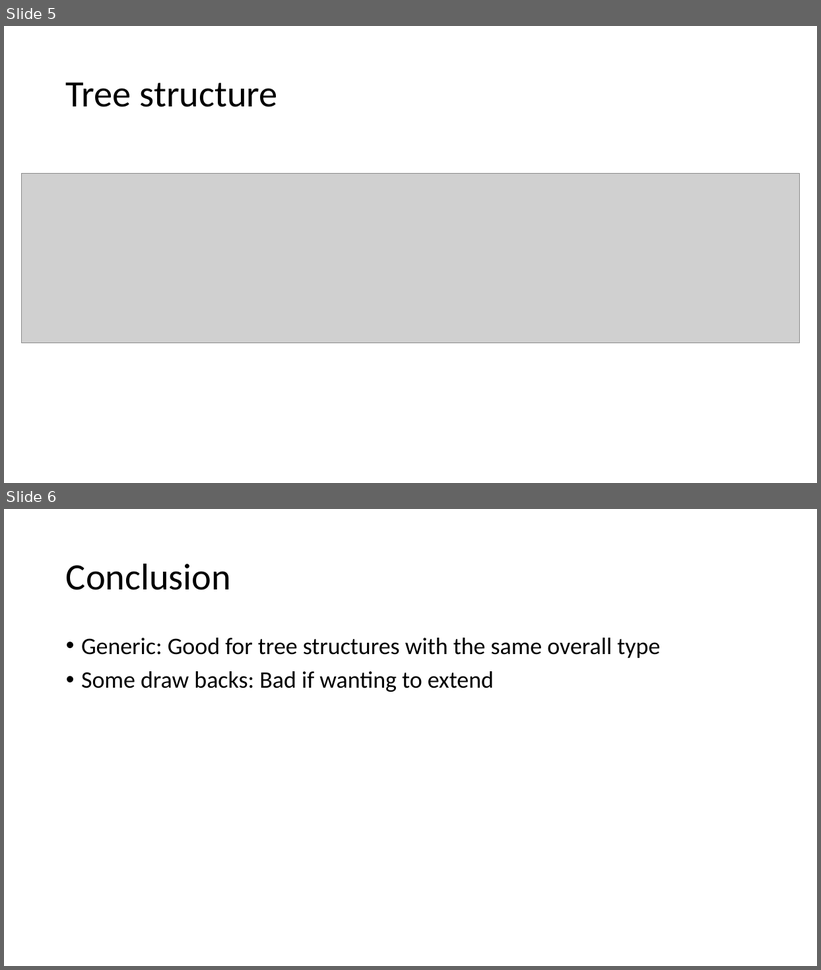
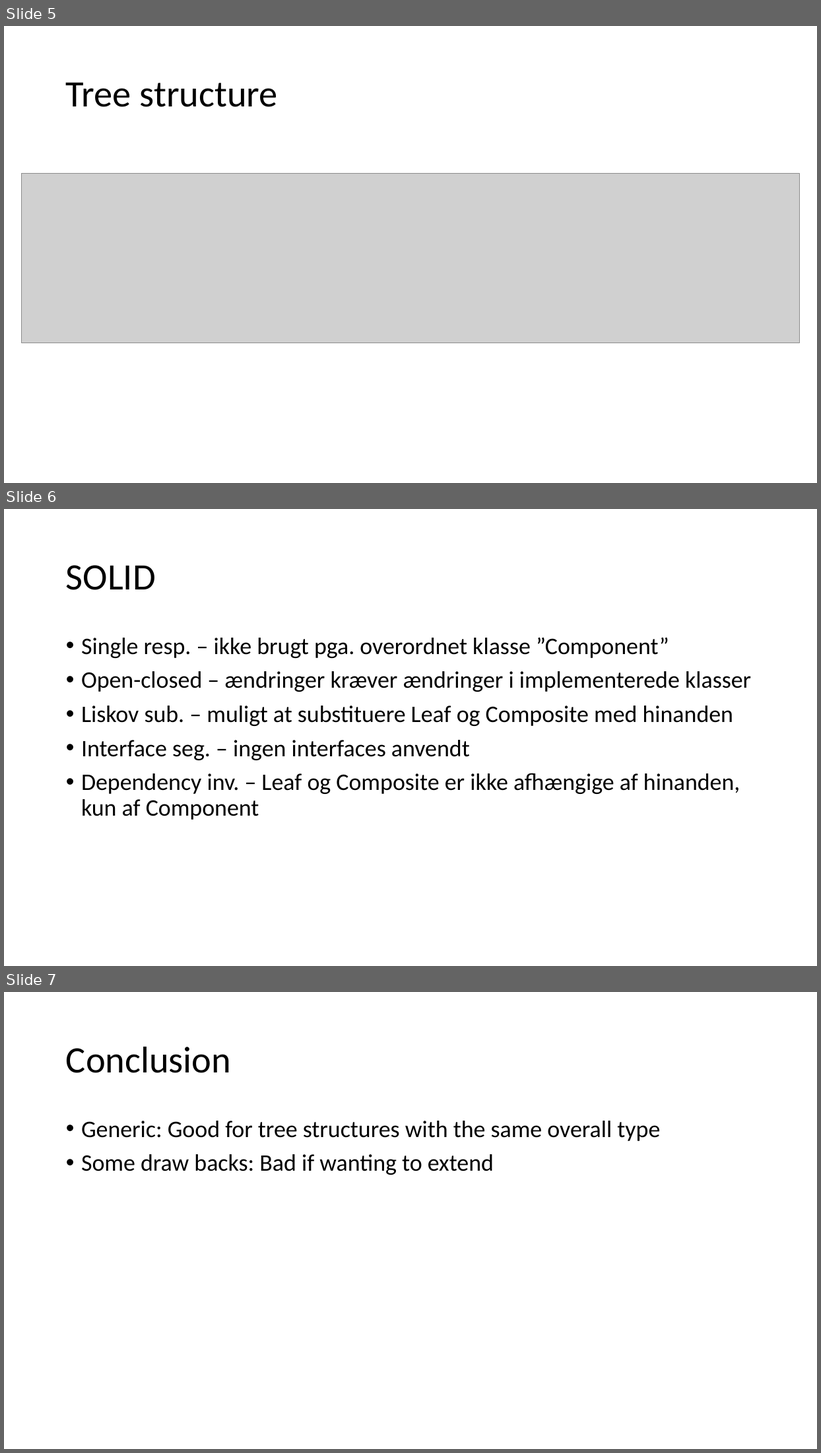
Before and after one commit to Bechy7/SoftwareDesign46, a slide deck: Aflevering 3/Navy Structure Composite Pattern.pptx. Shown one above the other, each under a label of ours: slides 5 and 6 before the commit, slides 5, 6 and 7 after it. The pictures are 821x970 and 821x1453 pixels, drawn with LibreOffice and Linux fonts; fonts in the diff are those of the drawing; grey boxes stand for pictures. Boxes give left, top, right and bottom in pixels: in the first picture for what was removed or moved away, otherwise in the second. Text is boxed around its words. In the diff, an @@ line names an element or a change of style, - is before the commit and + after.

Commit message:
Tilføjet SOLID-slide

```diff
--- a/Aflevering 3/Navy Structure Composite Pattern.pptx
+++ b/Aflevering 3/Navy Structure Composite Pattern.pptx
@@ slide 6 added at box(4, 509, 817, 966), background #FFFFFF @@
@@ title added at box(66, 565, 156, 590), 44 pt, text #000000 @@
+SOLID
@@ text added at box(81, 637, 751, 820), 28 pt, text #000000 @@
+• Single resp. – ikke brugt pga. overordnet klasse ”Component”
+• Open-closed – ændringer kræver ændringer i implementerede klasser
+• Liskov sub. – muligt at substituere Leaf og Composite med hinanden
+• Interface seg. – ingen interfaces anvendt
+• Dependency inv. – Leaf og Composite er ikke afhængige af hinanden, kun af Component
@@ what was slide 6 is now slide 7 @@
```
